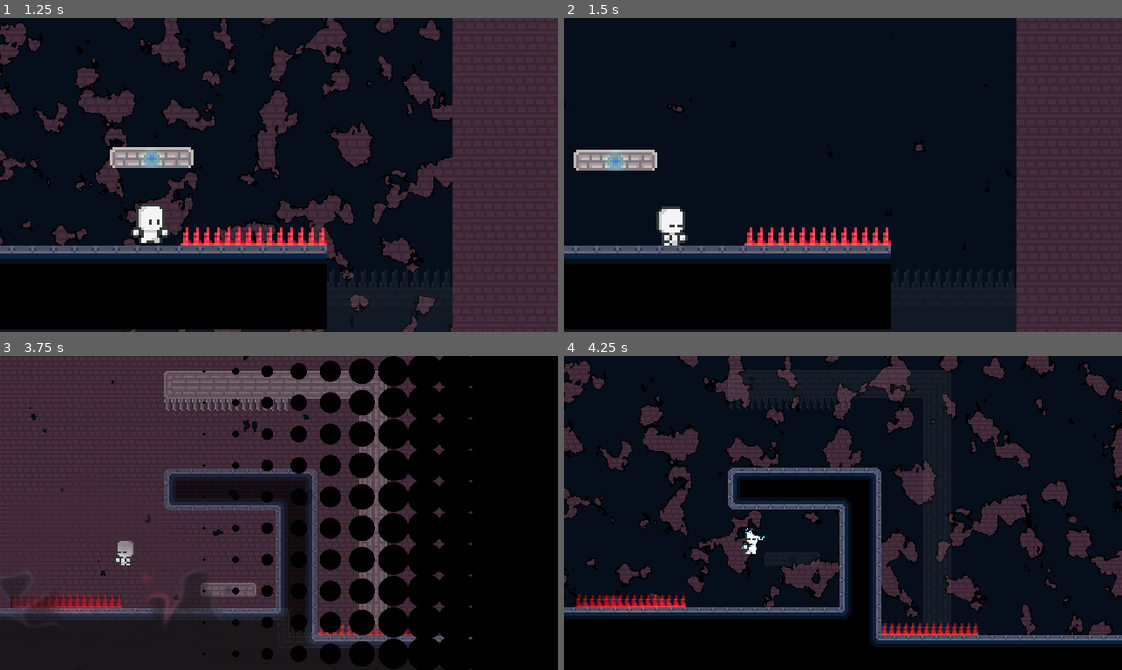
Above: before the commit, frames 1-4 (two rows, left to right).
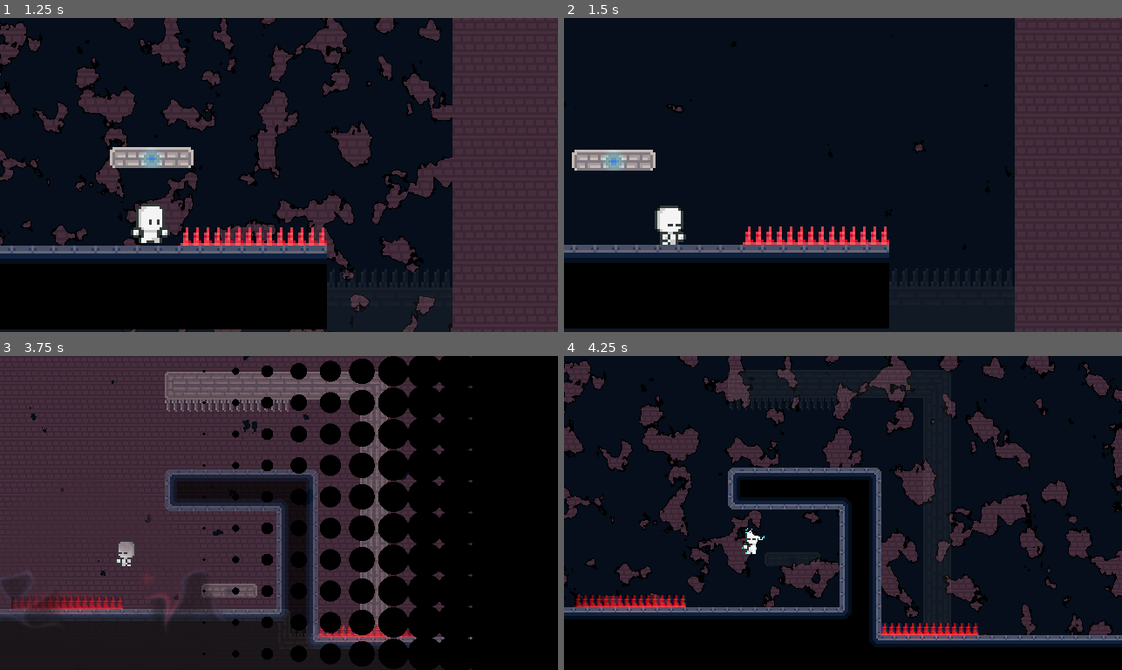
Above: after the commit, the same moments.

Repository: GabrielAF-Faca/brackeys26.1
Game: Godot game, scene res://Scenes/node_2d.tscn
The game is run twice, just before and just after one commit, with the same random seed, the same clock (stepped at 60 frames per second) and the same inputs. This scene is started directly instead of the project's main scene. The engine's default icon, where the game draws it, is replaced by a stand-in: a white triangle on a blue panel in a dark square.
Inputs:
- Up to frame 1 (1.25 s): tap Enter at 0.5 s; hold Right (move_right) from 0.53 s (still down); tap C (change) at 0.6 s; tap Z (jump) at 0.77 s
- Up to frame 2 (1.5 s): keep holding Right (move_right); tap C (change) at 1.35 s
- Up to frame 3 (3.75 s): tap Z (jump) at 1.52, 3.02 s; release Right (move_right) at 2.03 s; hold Left (move_left) from 2.03 s (still down); tap C (change) at 2.1, 2.85, 3.6 s
- Up to frame 4 (4.25 s): keep holding Left (move_left); tap Z (jump) at 3.77 s

Frame 1 is identical in both runs. In frame 2, 2.9% of the frame differs, in the area x 0-82%, y 0-100%; in frame 3, 3.3%, in the area x 0-85%, y 4-94%; in frame 4, 0.3%.

Commit message:
Screen shake adicionado

Diff:
--- a/Player/player.gd
+++ b/Player/player.gd
@@ -35,6 +35,7 @@
 
 
 func die():
+	Global.shake_screen.emit(2, 0.5)
 	animated_sprite_2d.material = DISAPPEAR
 	animated_sprite_2d.material.set("shader_parameter/dissolve_rate", -1.4)
 	is_dead = true
--- a/Scenes/main.tscn
+++ b/Scenes/main.tscn
@@ -135,14 +135,20 @@
 color = Color(1, 0, 0, 0.7058824)
 texture = SubResource("GradientTexture2D_kry3j")
 
-[node name="Icon2" type="Sprite2D" parent="MundoBizarro/HideGroup" index="1" unique_id=1844165500]
+[node name="PointLight2D2" type="PointLight2D" parent="MundoBizarro/HideGroup" index="1" unique_id=1533743133]
+position = Vector2(212, 495.99997)
+scale = Vector2(1.0937501, 0.27636704)
+color = Color(1, 0, 0, 0.7058824)
+texture = SubResource("GradientTexture2D_kry3j")
+
+[node name="Icon2" type="Sprite2D" parent="MundoBizarro/HideGroup" index="2" unique_id=1844165500]
 z_index = 1
 material = SubResource("ShaderMaterial_d1ilt")
 position = Vector2(212, 494.50003)
 scale = Vector2(0.4375, 0.05468783)
 texture = ExtResource("5_344ge")
 
-[node name="Icon" type="Sprite2D" parent="MundoBizarro/HideGroup" index="2" unique_id=1757166425]
+[node name="Icon" type="Sprite2D" parent="MundoBizarro/HideGroup" index="3" unique_id=1757166425]
 z_index = 1
 material = SubResource("ShaderMaterial_d1ilt")
 position = Vector2(40, 478.5)
@@ -178,6 +184,7 @@
 player_node = NodePath("../Player")
 
 [node name="RoomZoneArea2D" parent="." unique_id=617669781 node_paths=PackedStringArray("marker_top_left", "marker_bottom_right", "collisionshape", "cam_node") instance=ExtResource("9_hptm8")]
+visible = false
 position = Vector2(10, -2)
 zoom = Vector2(2, 2)
 follow_player = true
@@ -198,6 +205,7 @@
 position = Vector2(295, 206)
 
 [node name="RoomZoneArea2D2" parent="." unique_id=1729648526 node_paths=PackedStringArray("marker_top_left", "marker_bottom_right", "collisionshape", "cam_node") instance=ExtResource("9_hptm8")]
+visible = false
 position = Vector2(305, 0)
 zoom = Vector2(2, 2)
 follow_player = true
--- a/Scenes/room_zone_camera_2d.gd
+++ b/Scenes/room_zone_camera_2d.gd
@@ -4,17 +4,54 @@
 var overlapping_zones: Array = []
 var active_zone: Area2D
 
+@export_category("Settings")
 @export var player_node: CharacterBody2D
+
+#@export_category("Screen Shake")
+var shake_intensity: float = 0.0
+var active_shake_time: float = 0.0
+
+var shake_decay: float = 5.0
+
+var shake_time: float = 0.0
+var shake_time_speed: float = 20.0
+
+var noise = FastNoiseLite.new()
 
 var follow_player: bool = false
 
 
 func _ready() -> void:
 	add_to_group("RoomZoneCamera")
+	Global.shake_screen.connect(screen_shake)
 
-func _physics_process(_delta: float) -> void:
+func _physics_process(delta: float) -> void:
 	if follow_player and player_node:
 		global_position = player_node.global_position
+
+	if active_shake_time > 0:
+		shake_time += delta * shake_time_speed
+		active_shake_time -= delta
+
+		offset = Vector2(
+			noise.get_noise_2d(shake_time, 0) * shake_intensity,
+			noise.get_noise_2d(0, shake_time) * shake_intensity
+		)
+
+		shake_intensity = max(shake_intensity - shake_decay * delta, 0)
+
+	else:
+		offset = lerp(offset, Vector2.ZERO, 10.5*delta)
+
+func screen_shake(intensity: int, time: float):
+	randomize()
+	noise.seed = randi()
+	noise.frequency = 2.0
+
+	shake_intensity = intensity
+	active_shake_time = time
+	shake_time = 0.0
+
 
 func _process(_delta: float) -> void:
 
--- a/Scripts/global.gd
+++ b/Scripts/global.gd
@@ -1,7 +1,7 @@
 extends Node
 
 signal change_world
-
+signal shake_screen(intensity, time)
 
 func transition_level(scene_to):
 	LevelTransition.change_scene_to(scene_to)
